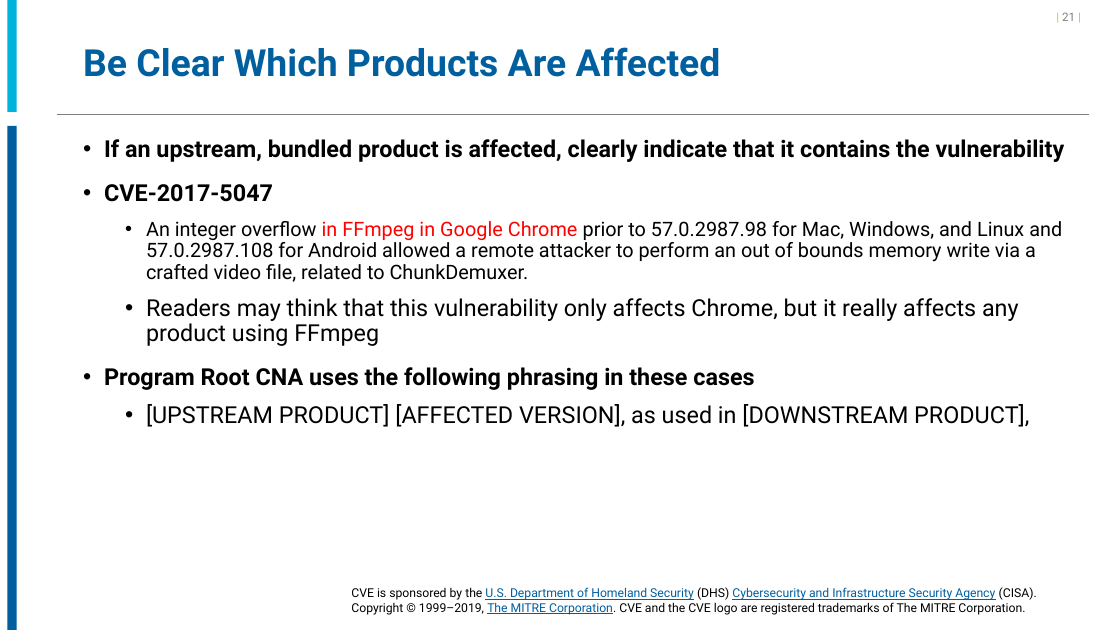
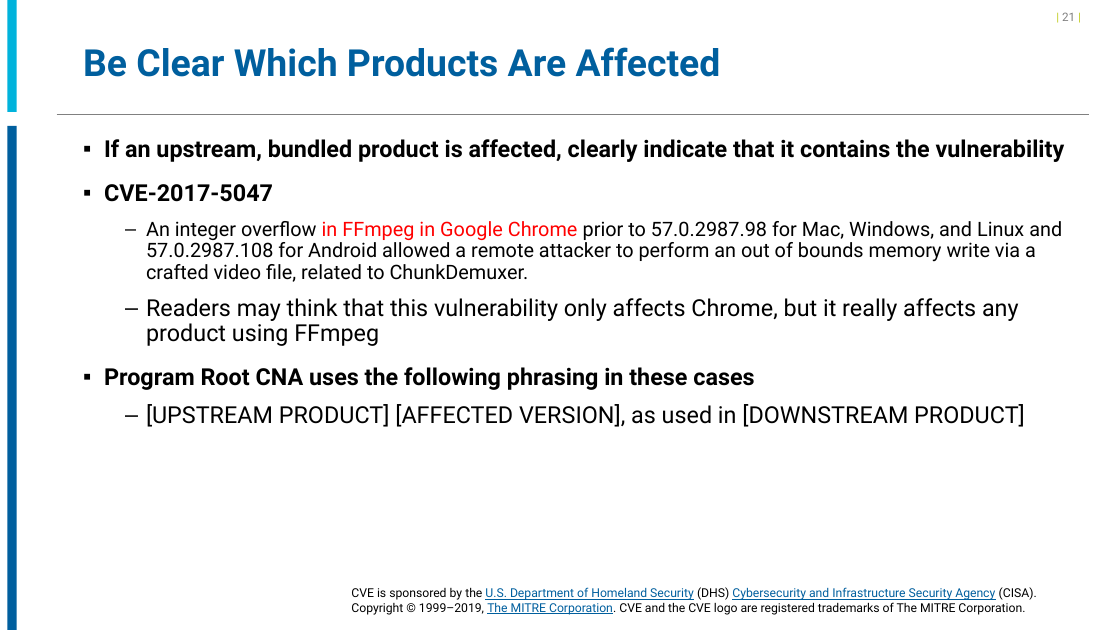
Before and after one commit to CVEProject/cveproject.github.io, a slide deck: slide 21 of docs/cna/CVE_Entry_Creation.pptx. Drawn at 1120x630 pixels with LibreOffice and Linux fonts; fonts in the diff are those of the drawing; background and template pictures are left out. Boxes give left, top, right and bottom in pixels: in the first picture for what was removed or moved away, otherwise in the second. Text is boxed around its words. In the diff, an @@ line names an element or a change of style, - is before the commit and + after.

```diff
--- a/docs/cna/CVE_Entry_Creation.pptx
+++ b/docs/cna/CVE_Entry_Creation.pptx
@@ text at box(104, 139, 1065, 390): bullet • to ▪; bullet • to – @@
@@ text at box(146, 404, 1025, 427): text changed @@
-  • [UPSTREAM PRODUCT] [AFFECTED VERSION], as used in [DOWNSTREAM PRODUCT],
+  – [UPSTREAM PRODUCT] [AFFECTED VERSION], as used in [DOWNSTREAM PRODUCT]
```
Also in this commit, not shown: 18 other slides changed.
